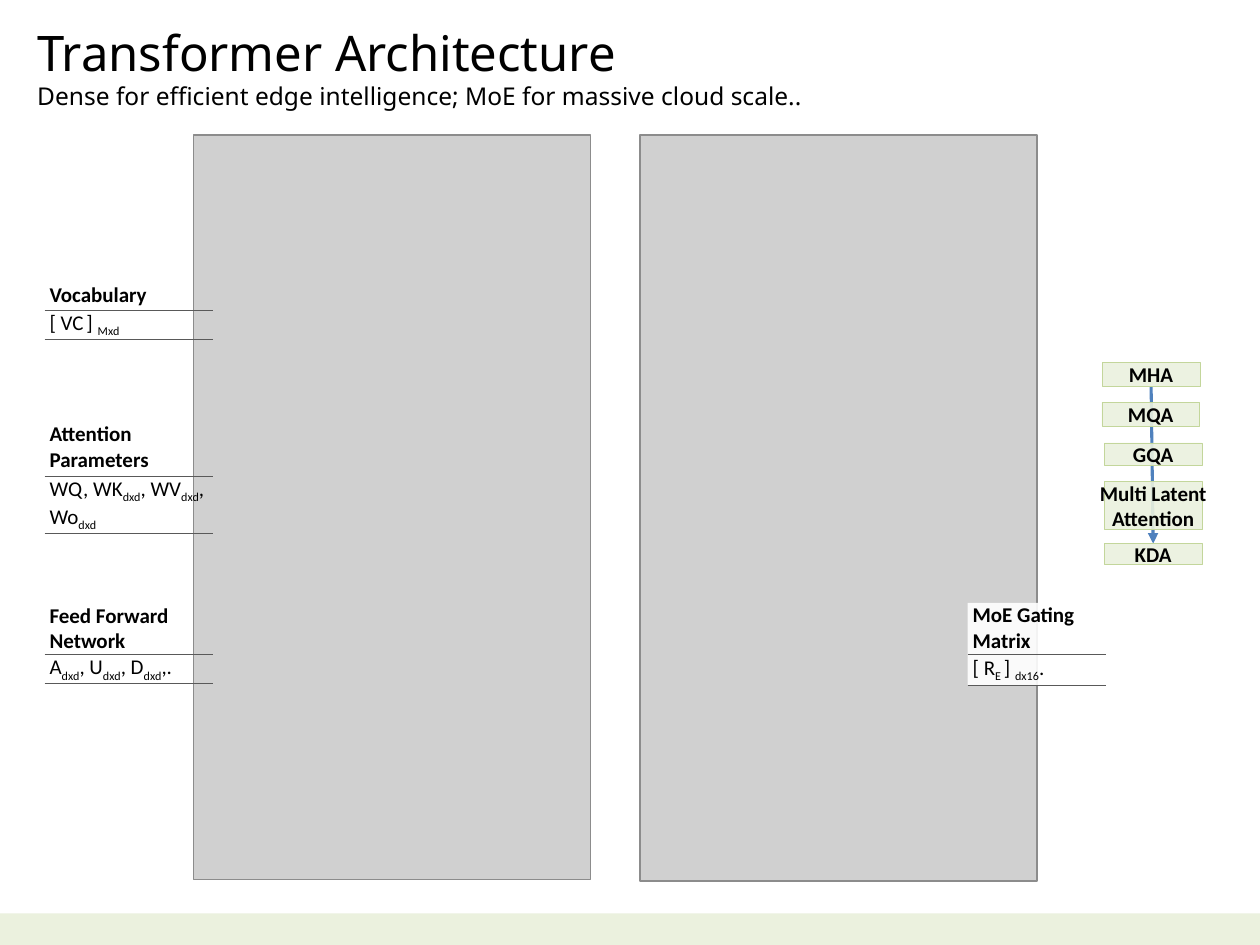
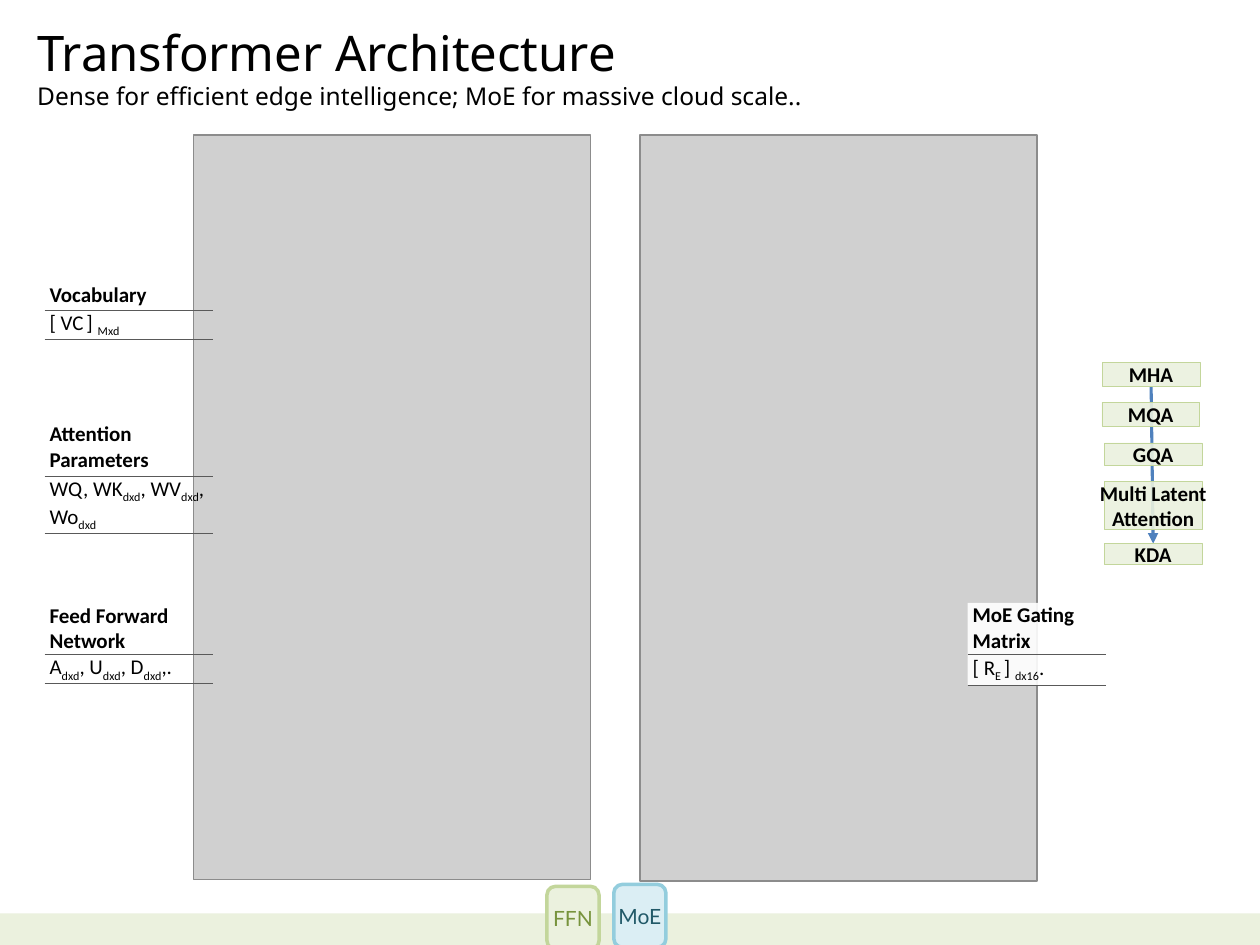
Before and after one commit to navibator/crazy-ai, a slide deck: slide 9 of ai-gemma.pptx. Drawn at 1260x945 pixels with LibreOffice and Linux fonts; fonts in the diff are those of the drawing; grey boxes stand for pictures. Boxes give left, top, right and bottom in pixels: in the first picture for what was removed or moved away, otherwise in the second. Text is boxed around its words. In the diff, an @@ line names an element or a change of style, - is before the commit and + after.

```diff
--- a/ai-gemma.pptx
+++ b/ai-gemma.pptx
@@ rounded rectangle added at (547, 886, 598, 945), fill #EBF1DE, outline #C3D69B 2 pt, 12 pt, text #77933C @@
+FFN
@@ rounded rectangle added at (614, 885, 665, 945), fill #DBEEF4, outline #93CDDD 2 pt, 12 pt, text #215968 @@
+MoE
```
Also in this commit, not shown: 5 other slides changed, 1 slide added, 3 slides removed, 1 other file.
